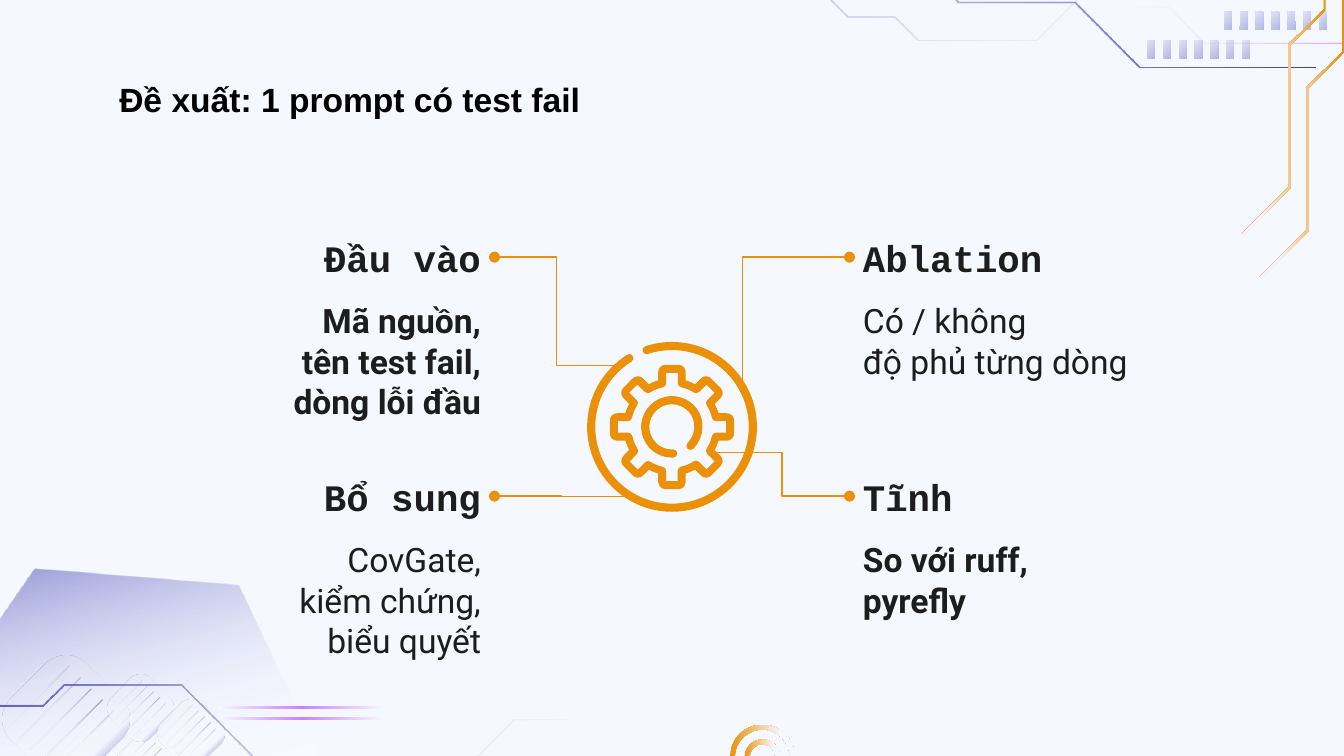
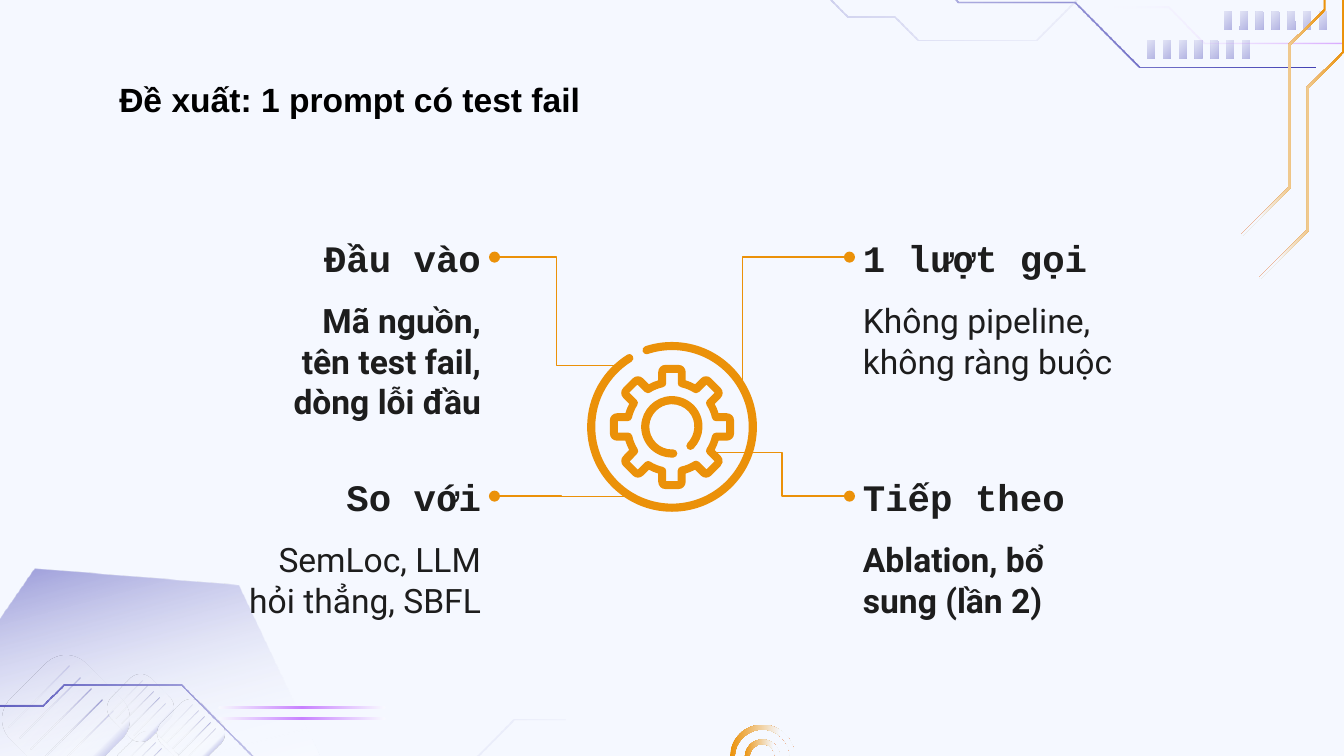
Before and after one commit to doanan293/grounded-or-guessed, a slide deck: slide 12 of docs/presentation/bao-cao-lan-1.pptx. Drawn at 1344x756 pixels with LibreOffice and Linux fonts; fonts in the diff are those of the drawing; background and template pictures are left out. Boxes give left, top, right and bottom in pixels: in the first picture for what was removed or moved away, otherwise in the second. Text is boxed around its words. In the diff, an @@ line names an element or a change of style, - is before the commit and + after.

Commit message:
docs: stage content by milestone (report 1: RQ1 + main comparison on original/repaired labels; report 2: + label review, ablation, additions, static tools, RQ3, analysis; full: + propose-and-verify); staged slides and tables; test guarding the staging; deck build pinned to a Python with python-pptx

```diff
--- a/docs/presentation/bao-cao-lan-1.pptx
+++ b/docs/presentation/bao-cao-lan-1.pptx
@@ text at box(863, 245, 1087, 280): text changed @@
-Ablation
+1 lượt gọi
@@ text at box(863, 307, 1112, 381): text changed @@
-Có / không
-độ phủ từng dòng
+Không pipeline,
+không ràng buộc
@@ text at box(346, 484, 481, 512): text changed @@
-Bổ sung
+So với
@@ text at box(863, 484, 1065, 519): text changed @@
-Tĩnh
+Tiếp theo
@@ text at box(249, 547, 480, 620): text changed @@
-CovGate,
-kiểm chứng,
-biểu quyết
+SemLoc, LLM
+hỏi thẳng, SBFL
@@ text at box(863, 544, 1044, 621): text changed @@
-So với ruff,
-pyrefly
+Ablation, bổ
+sung (lần 2)
```
Also in this commit, not shown: 5 other slides changed, 2 slides removed, 30 other files.
